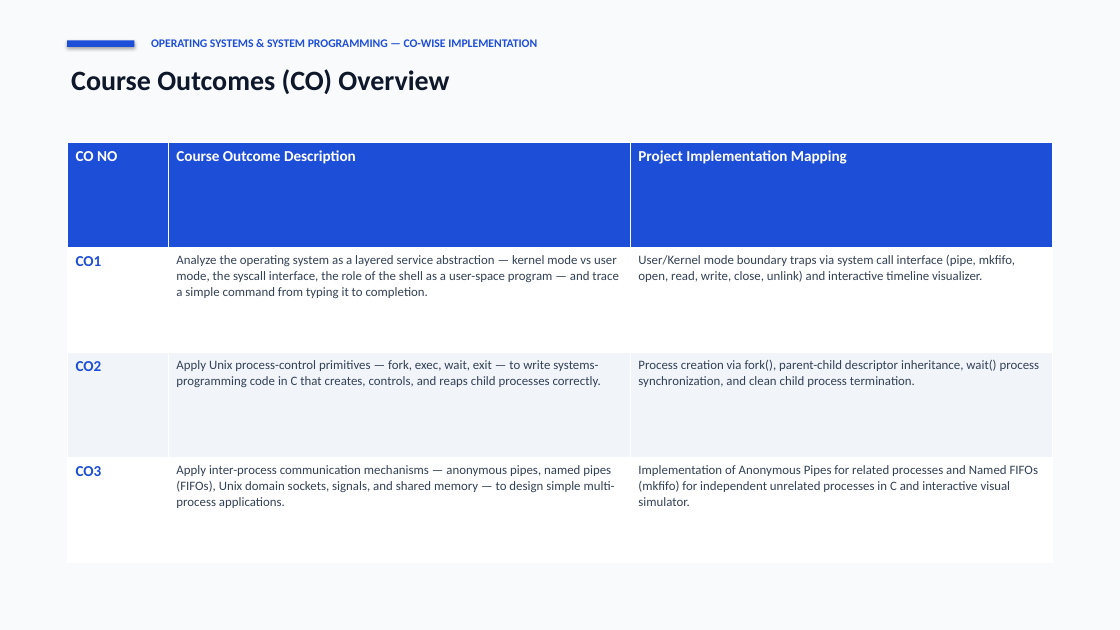
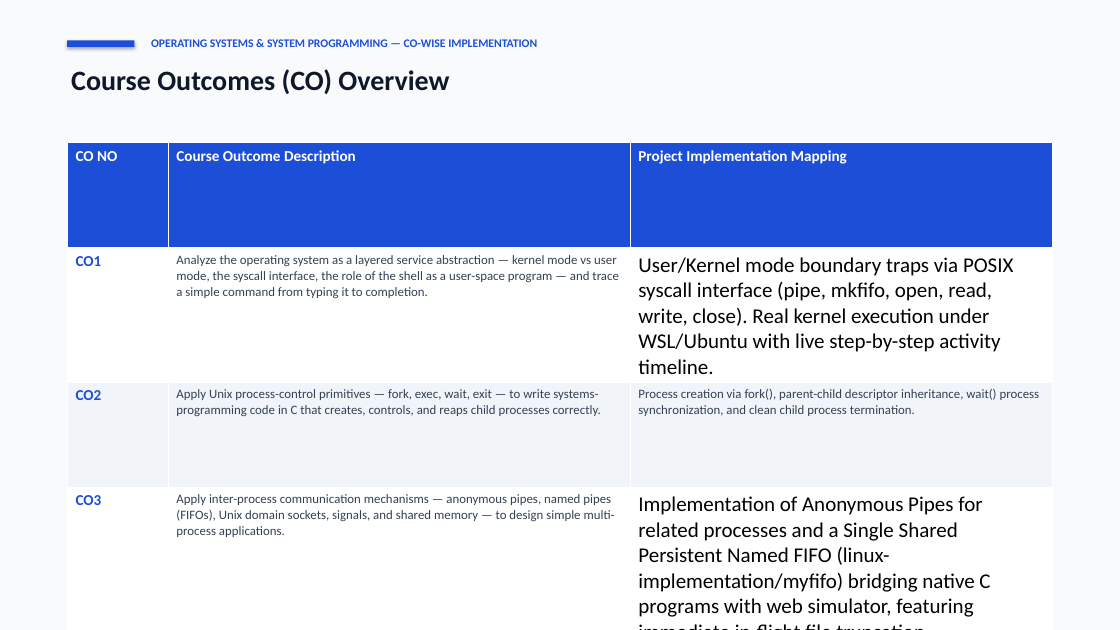
Before and after one commit to GJashwanthReddy/OCTO_OSSP, a slide deck: slide 2 of OCTO_OSSP-Project/OSSP_IPC_Project_Presentation.pptx. Drawn at 1120x630 pixels with LibreOffice and Linux fonts; fonts in the diff are those of the drawing. Boxes give left, top, right and bottom in pixels: in the first picture for what was removed or moved away, otherwise in the second. Text is boxed around its words. In the diff, an @@ line names an element or a change of style, - is before the commit and + after.

Commit message:
Update presentation PPTX and slide deck with shared Linux FIFO, real-time backend bridge, and immediate file truncation

```diff
--- a/OCTO_OSSP-Project/OSSP_IPC_Project_Presentation.pptx
+++ b/OCTO_OSSP-Project/OSSP_IPC_Project_Presentation.pptx
@@ table at (x1=67, y1=143, x2=1053, y2=621) @@
-row 2, column 3: User/Kernel mode boundary traps via system call interface (pipe, mkfifo, open, read, write, close, unlink) and interactive timeline visualizer.
+row 2, column 3: User/Kernel mode boundary traps via POSIX syscall interface (pipe, mkfifo, open, read, write, close). Real kernel execution under WSL/Ubuntu with live step-by-step activity timeline.
-row 4, column 3: Implementation of Anonymous Pipes for related processes and Named FIFOs (mkfifo) for independent unrelated processes in C and interactive visual simulator.
+row 4, column 3: Implementation of Anonymous Pipes for related processes and a Single Shared Persistent Named FIFO (linux-implementation/myfifo) bridging native C programs with web simulator, featuring immediate in-flight file truncation.
```
Also in this commit, not shown: 6 other slides changed, 3 slides added, 1 slide removed, 2 other files.
